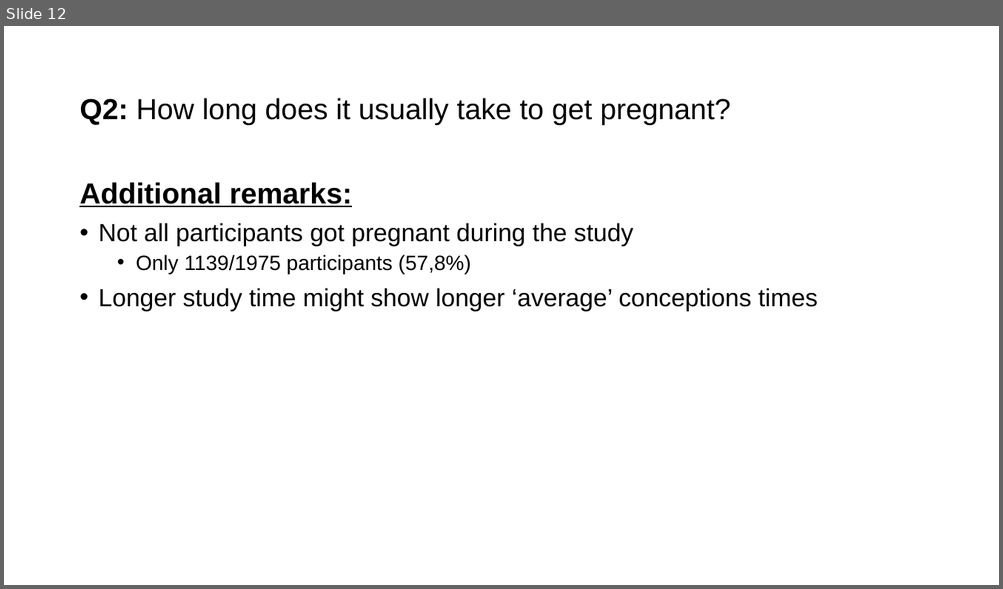
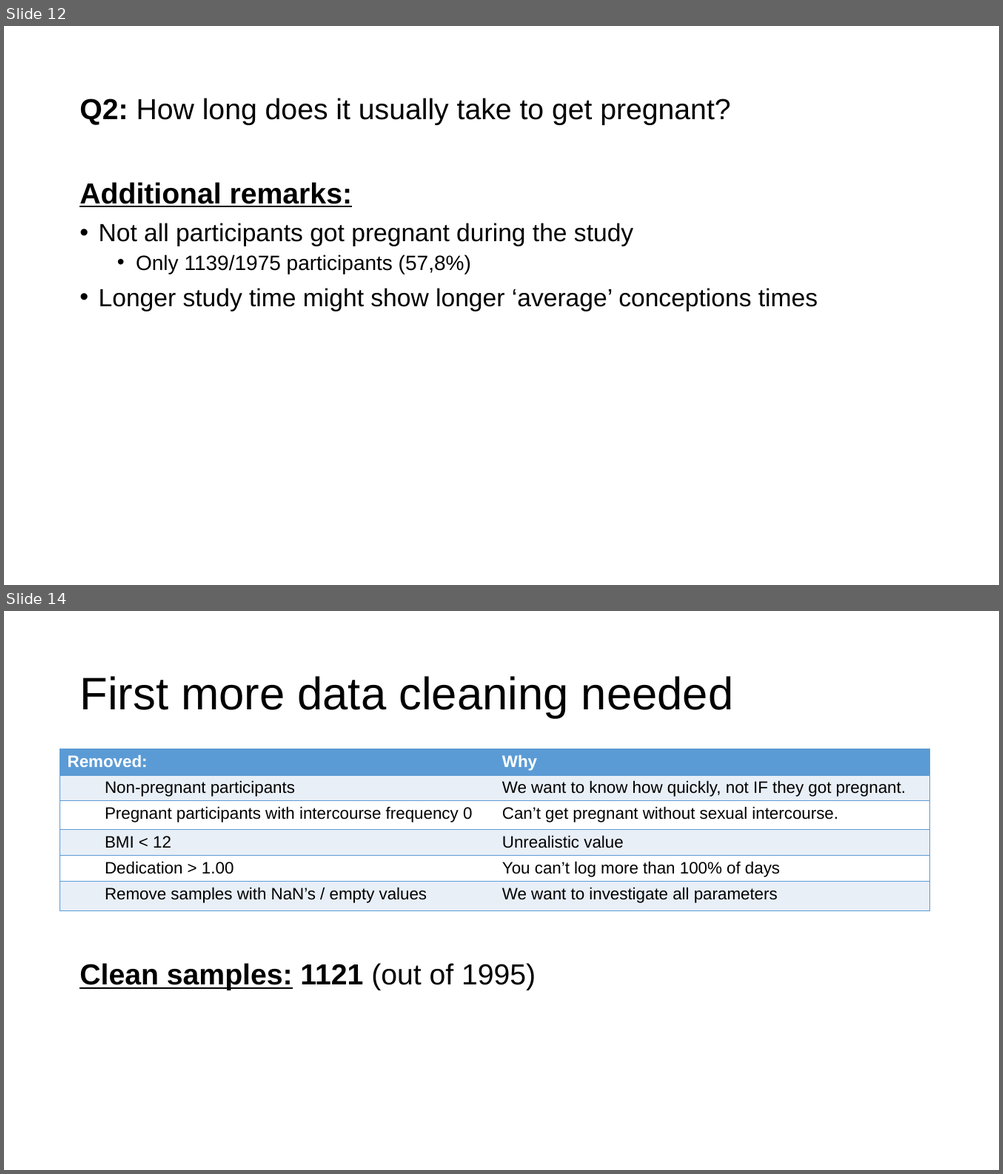
Before and after one commit to JeroenBuil/natural-cycles-assignment, a slide deck: reports/Natural Cycles - Assignment Report - Jeroen Buil.pptx. Shown one above the other, each under a label of ours: slide 12 before the commit, slides 12 and 14 after it; the slides between them are not shown. The pictures are 1003x589 and 1003x1174 pixels, drawn with LibreOffice and Linux fonts; fonts in the diff are those of the drawing. Boxes give left, top, right and bottom in pixels: in the first picture for what was removed or moved away, otherwise in the second. Text is boxed around its words. In the diff, an @@ line names an element or a change of style, - is before the commit and + after.

```diff
--- a/reports/Natural Cycles - Assignment Report - Jeroen Buil.pptx
+++ b/reports/Natural Cycles - Assignment Report - Jeroen Buil.pptx
@@ slide 14 added at box(4, 611, 999, 1170), background #FFFFFF @@
@@ title added at box(79, 676, 733, 718), 44 pt, text #000000 @@
+First more data cleaning needed
@@ table added at box(60, 749, 930, 917), 6 rows, 2 columns @@
+Removed: | Why
+Non-pregnant participants | We want to know how quickly, not IF they got pregnant.
+Pregnant participants with intercourse frequency 0 | Can’t get pregnant without sexual intercourse.
+BMI < 12 | Unrealistic value
+Dedication > 1.00 | You can’t log more than 100% of days
+Remove samples with NaN’s / empty values | We want to investigate all parameters
@@ text added at box(79, 963, 535, 991), 28 pt, text #000000, bold @@
+Clean samples: 1121 (out of 1995)
```
Also in this commit, not shown: 4 slides changed, 5 other slides added, 1 slide removed, 21 other files.
